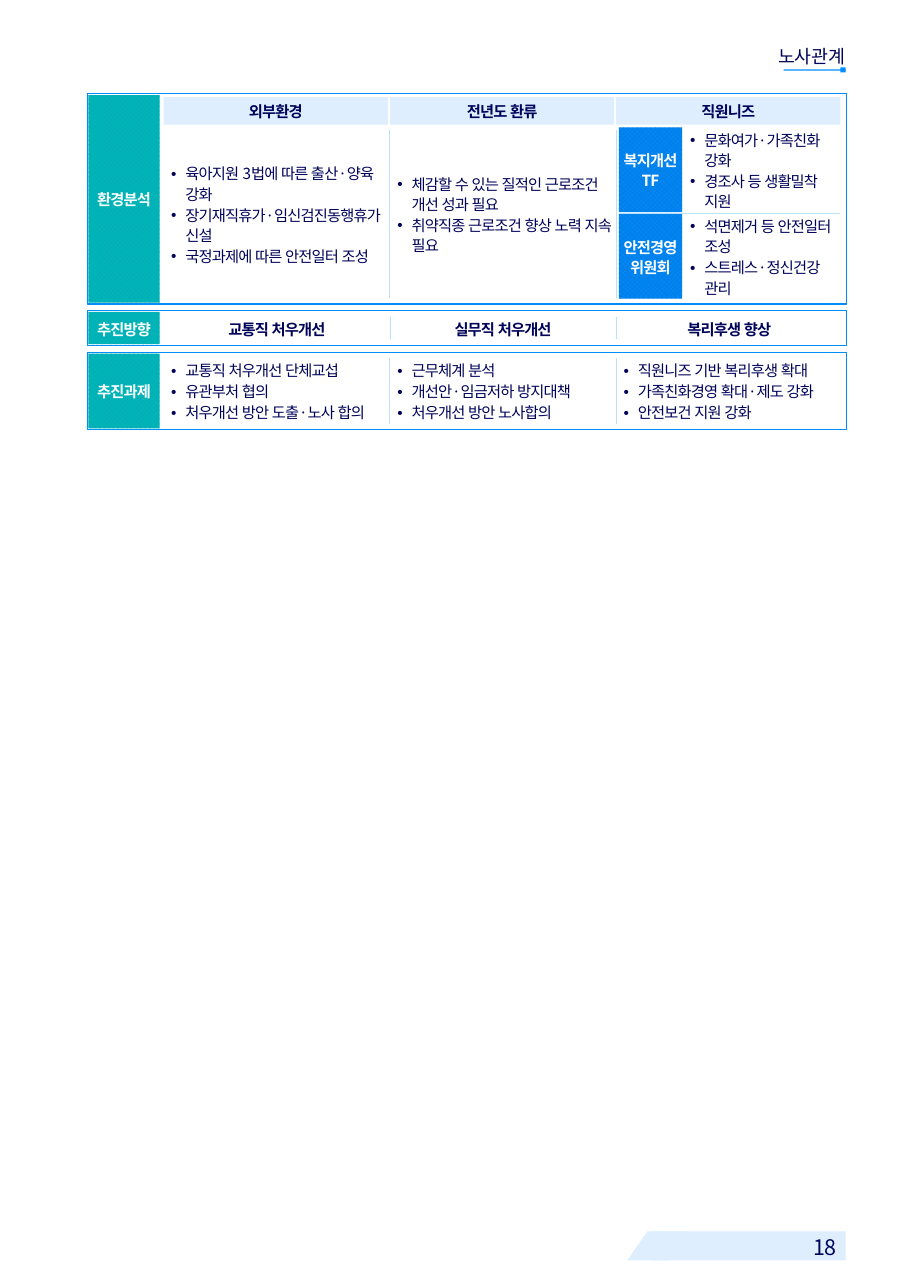
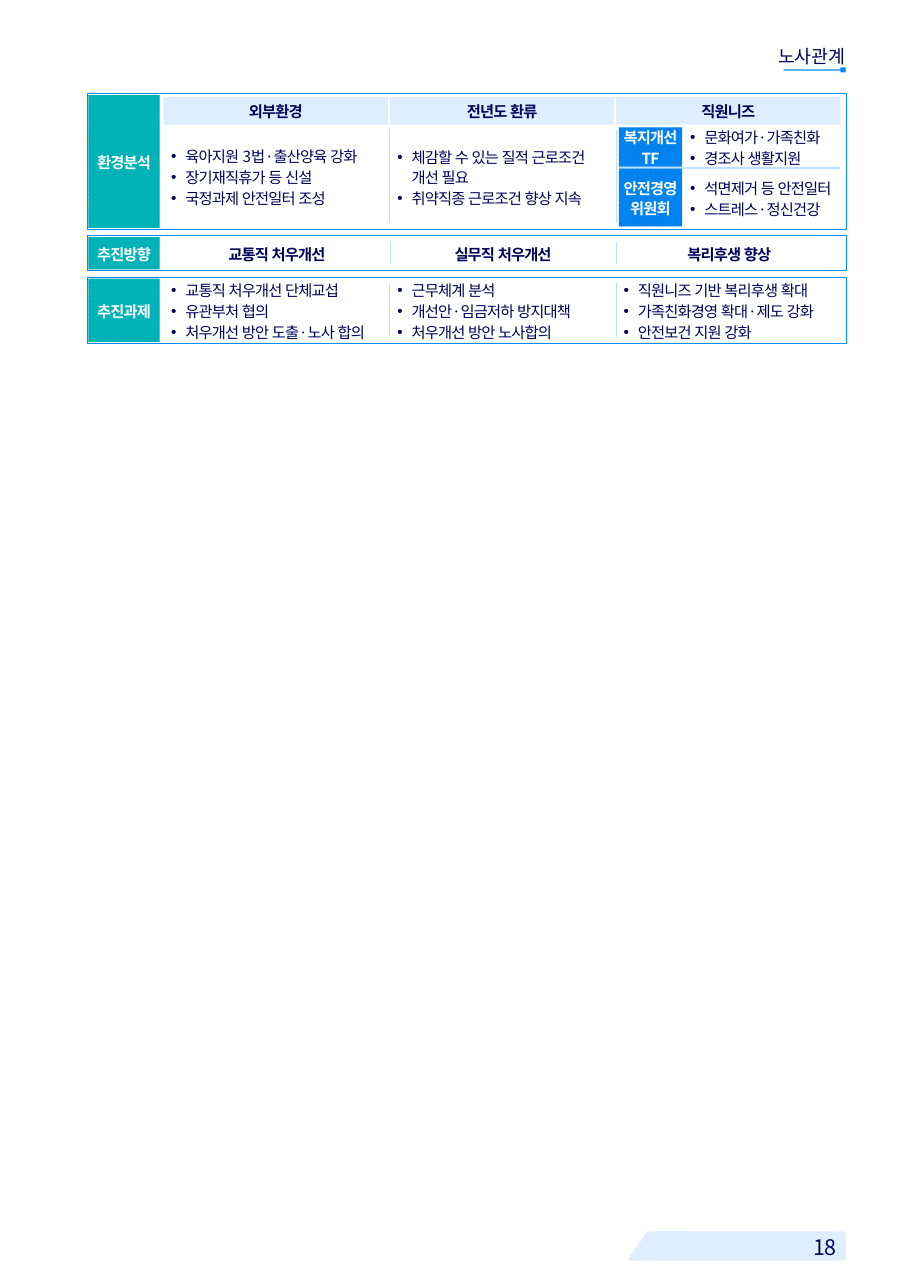
Before and after one commit to khjlsi-creator/claude, a slide deck: slide 18 of korad-경영평가-ppt/KORAD_경영평가_레이아웃_템플릿_A4세로.pptx. Drawn at 911x1288 pixels with LibreOffice and Linux fonts; fonts in the diff are those of the drawing; background and template pictures are left out. Boxes give left, top, right and bottom in pixels: in the first picture for what was removed or moved away, otherwise in the second. Text is boxed around its words. In the diff, an @@ line names an element or a change of style, - is before the commit and + after.

```diff
--- a/korad-경영평가-ppt/KORAD_경영평가_레이아웃_템플릿_A4세로.pptx
+++ b/korad-경영평가-ppt/KORAD_경영평가_레이아웃_템플릿_A4세로.pptx
@@ rectangle resized from (x1=87, y1=94, x2=846, y2=304) to (x1=87, y1=94, x2=846, y2=229) @@
@@ text "환경분석" moved from (x1=97, y1=192, x2=151, y2=207) to (x1=97, y1=155, x2=151, y2=170) @@
@@ rectangle resized from (x1=88, y1=95, x2=160, y2=303) to (x1=88, y1=95, x2=160, y2=228) @@
@@ text at (x1=185, y1=149, x2=357, y2=206): text changed @@
-• 육아지원 3법에 따른 출산·양육 강화
-• 장기재직휴가·임신검진동행휴가 신설
-• 국정과제에 따른 안전일터 조성
+• 육아지원 3법·출산양육 강화
+• 장기재직휴가 등 신설
+• 국정과제 안전일터 조성
@@ line moved from (390, 130) - (390, 299) to (390, 130) - (390, 224) @@
@@ line moved from (616, 130) - (616, 299) to (616, 130) - (616, 224) @@
@@ text "복지개선" rewrapped from (x1=624, y1=153, x2=678, y2=186) to (x1=624, y1=130, x2=678, y2=168) @@
@@ rectangle resized from (x1=619, y1=214, x2=683, y2=299) to (x1=619, y1=128, x2=683, y2=167) @@
@@ text at (x1=704, y1=130, x2=820, y2=169): text changed @@
-• 문화여가·가족친화 강화
-• 경조사 등 생활밀착 지원
+• 문화여가·가족친화
+• 경조사 생활지원
@@ text at (x1=412, y1=150, x2=586, y2=206): text changed @@
-• 체감할 수 있는 질적인 근로조건 개선 성과 필요
-• 취약직종 근로조건 향상 노력 지속 필요
+• 체감할 수 있는 질적 근로조건 개선 필요
+• 취약직종 근로조건 향상 지속
@@ text "안전경영" moved from (x1=624, y1=240, x2=678, y2=275) to (x1=624, y1=181, x2=678, y2=216) @@
@@ line moved from (619, 214) - (839, 214) to (619, 167) - (839, 167) @@
@@ rectangle resized from (x1=619, y1=128, x2=683, y2=213) to (x1=619, y1=169, x2=683, y2=227) @@
@@ text at (x1=704, y1=181, x2=832, y2=217): text changed @@
-• 석면제거 등 안전일터 조성
-• 스트레스·정신건강 관리
+• 석면제거 등 안전일터
+• 스트레스·정신건강
@@ rectangle resized from (x1=87, y1=353, x2=846, y2=430) to (x1=87, y1=236, x2=846, y2=271) @@
@@ 4 texts, 1 rectangle, 1 line moved together from (x1=88, y1=312, x2=771, y2=344) to (x1=88, y1=237, x2=771, y2=269) @@
@@ rectangle resized from (x1=87, y1=311, x2=846, y2=346) to (x1=87, y1=278, x2=846, y2=344) @@
@@ text "추진과제" moved from (x1=97, y1=384, x2=151, y2=399) to (x1=97, y1=304, x2=151, y2=319) @@
@@ rectangle resized from (x1=88, y1=354, x2=160, y2=429) to (x1=88, y1=279, x2=160, y2=341) @@
@@ text "교통직 처우개선 단체교섭" moved from (x1=185, y1=363, x2=365, y2=420) to (x1=185, y1=283, x2=365, y2=340) @@
@@ line moved from (390, 358) - (390, 424) to (390, 283) - (390, 337) @@
@@ text "근무체계 분석" moved from (x1=412, y1=363, x2=571, y2=420) to (x1=412, y1=283, x2=571, y2=340) @@
@@ line moved from (616, 358) - (616, 424) to (616, 283) - (616, 337) @@
@@ text "직원니즈 기반 복리후생 확대" moved from (x1=638, y1=363, x2=814, y2=420) to (x1=638, y1=283, x2=814, y2=340) @@
```
Also in this commit, not shown: 21 other slides changed, 5 slides removed, 9 other files.
